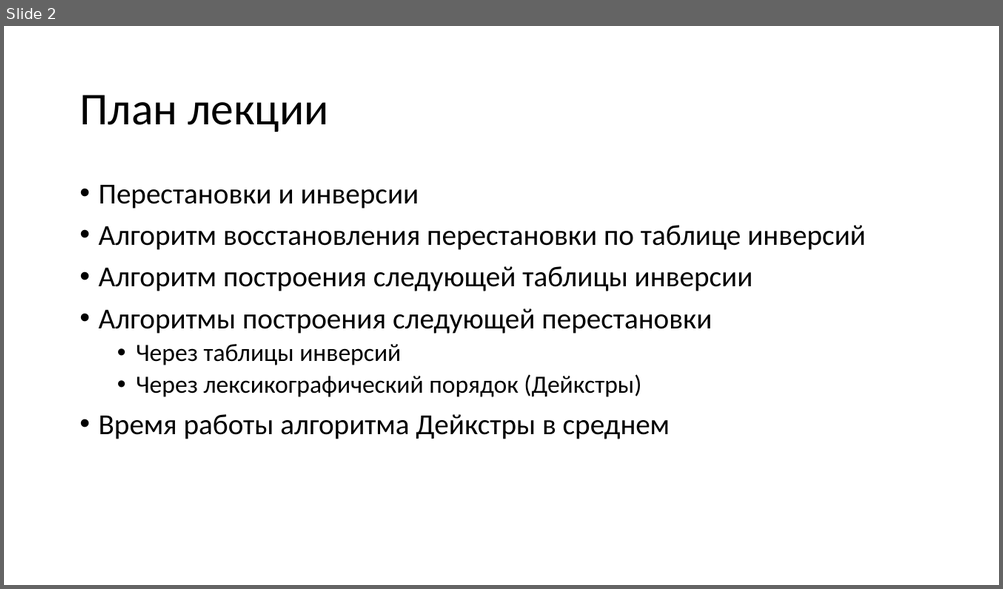
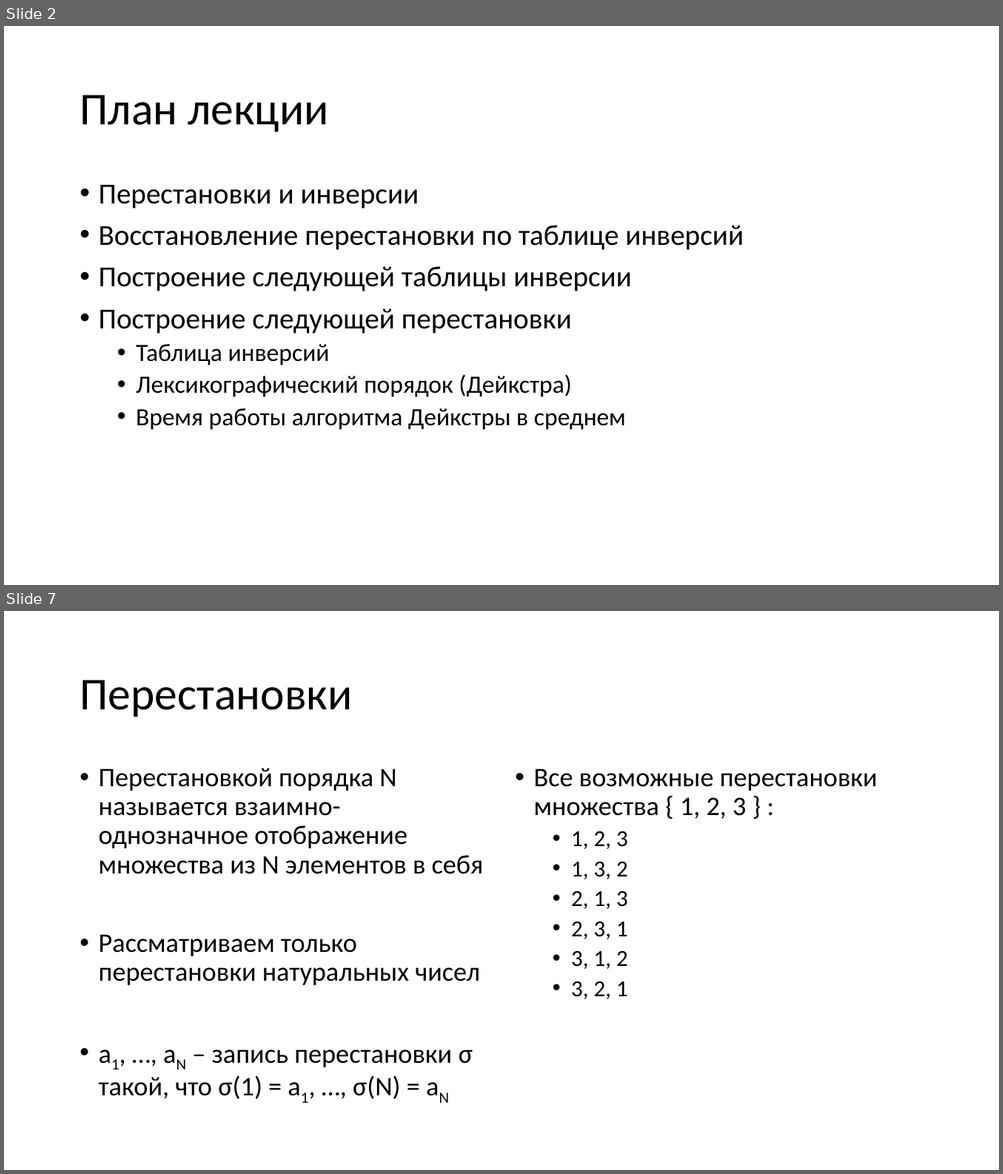
Before and after one commit to Evgueni-Petrov-aka-espetrov/Algorithms-and-Programming-in-C-pptx, a slide deck: 23 Перестановки.pptx. Shown one above the other, each under a label of ours: slide 2 before the commit, slides 2 and 7 after it; the slides between them are not shown. The pictures are 1003x589 and 1003x1174 pixels, drawn with LibreOffice and Linux fonts; fonts in the diff are those of the drawing. Boxes give left, top, right and bottom in pixels: in the first picture for what was removed or moved away, otherwise in the second. Text is boxed around its words. In the diff, an @@ line names an element or a change of style, - is before the commit and + after.

```diff
--- a/23 Перестановки.pptx
+++ b/23 Перестановки.pptx
@@ slide 7 added at <box>4,611,999,1170</box>, background #FFFFFF @@
@@ title added at <box>79,680,352,717</box>, 44 pt, text #000000 @@
+Перестановки
@@ text added at <box>99,768,484,1099</box>, 25.9 pt, text #000000 @@
+• Перестановкой порядка N называется взаимно-однозначное отображение множества из N элементов в себя
+• Рассматриваем только перестановки натуральных чисел
+• a1, …, aN – запись перестановки σ такой, что σ(1) = a1, …, σ(N) = aN
@@ text added at <box>534,769,877,999</box>, 25.9 pt, text #000000 @@
+• Все возможные перестановки множества { 1, 2, 3 } :
+  • 1, 2, 3
+  • 1, 3, 2
+  • 2, 1, 3
+  • 2, 3, 1
+  • 3, 1, 2
+  • 3, 2, 1
@@ slide 2 changed as well @@
@@ text at <box>99,225,743,397</box>: text changed @@
-• Алгоритм восстановления перестановки по таблице инверсий
-• Алгоритм построения следующей таблицы инверсии
-• Алгоритмы построения следующей перестановки
-  • Через таблицы инверсий
-  • Через лексикографический порядок (Дейкстры)
+• Восстановление перестановки по таблице инверсий
+• Построение следующей таблицы инверсии
+• Построение следующей перестановки
+  • Таблица инверсий
+  • Лексикографический порядок (Дейкстра)
@@ text at <box>136,409,626,430</box>: size 28 to 24 pt in "Время работы алгоритма Дейкстры в среднем"; list level 1 to 2 in "Время работы алгоритма Дейкстры в ..." @@
```
Also in this commit, not shown: 11 other slides changed, 88 other slides added, 10 slides removed.
